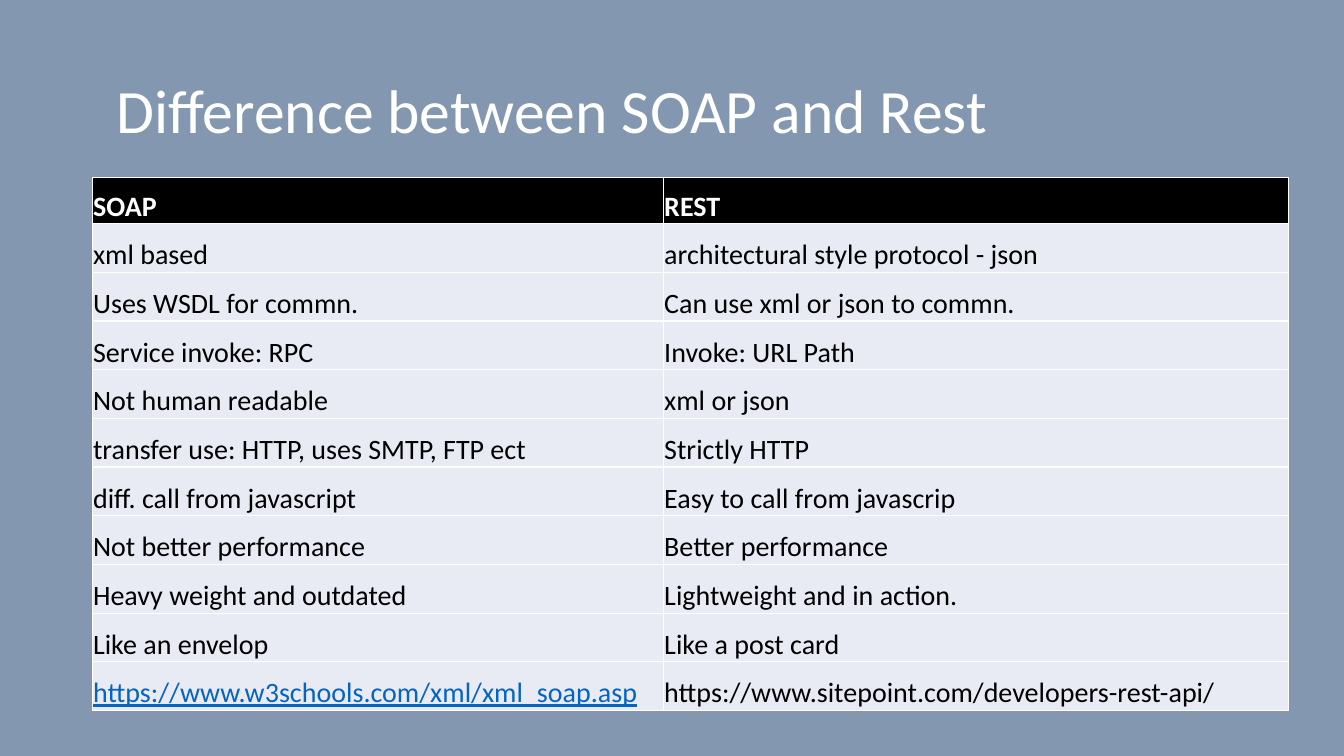
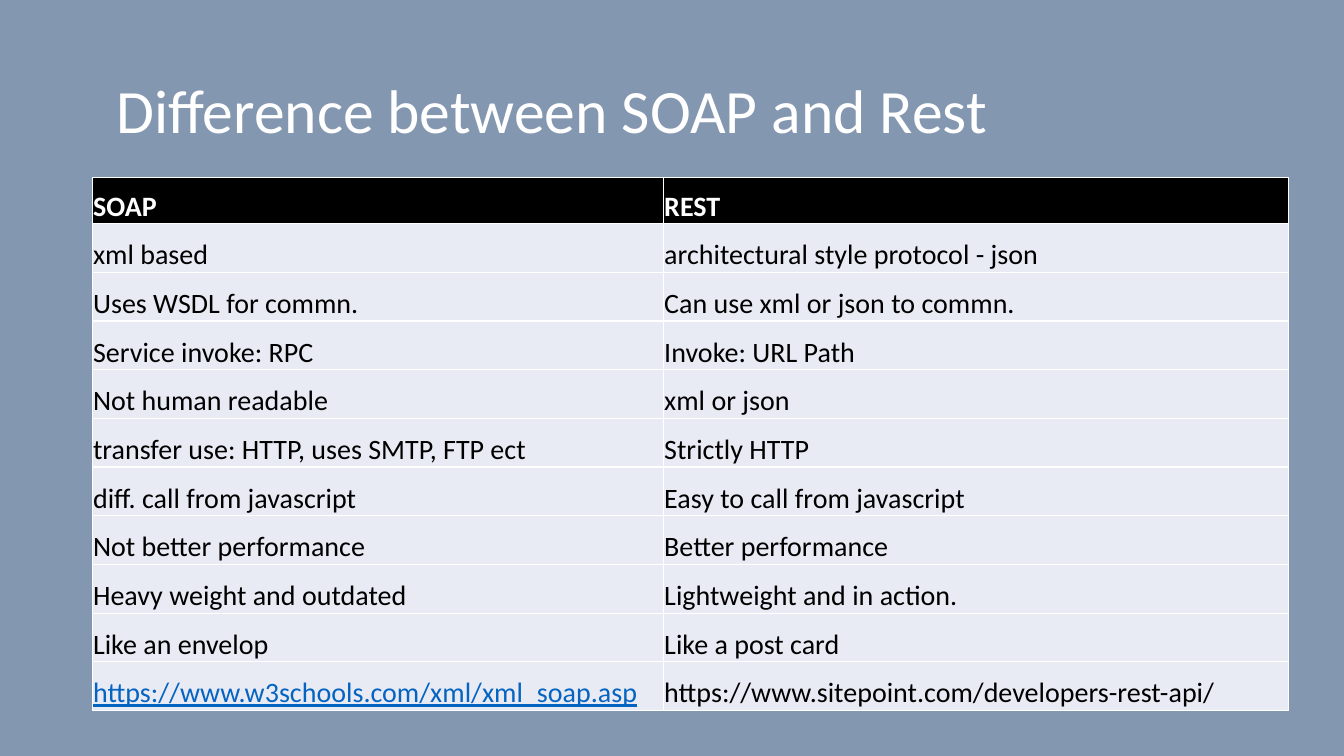
Before and after one commit to vilasvarghese/microservices, a slide deck: slide 6 of training/day1/1MicroservicesDay1.pptx. Drawn at 1344x756 pixels with LibreOffice and Linux fonts; fonts in the diff are those of the drawing. Boxes give left, top, right and bottom in pixels: in the first picture for what was removed or moved away, otherwise in the second. Text is boxed around its words. In the diff, an @@ line names an element or a change of style, - is before the commit and + after.

```diff
--- a/training/day1/1MicroservicesDay1.pptx
+++ b/training/day1/1MicroservicesDay1.pptx
@@ table at [93,177,1290,711] @@
-row 7, column 2: Easy to call from javascrip
+row 7, column 2: Easy to call from javascript
```
Also in this commit, not shown: 1 other slide changed, 7 other files.
